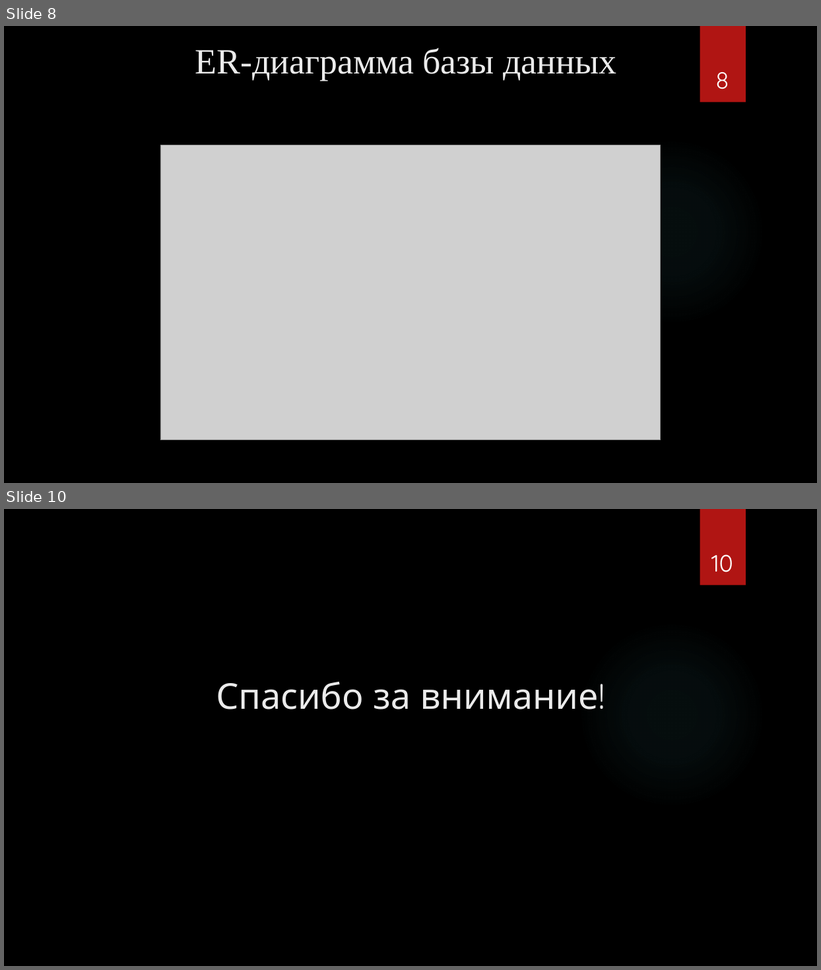
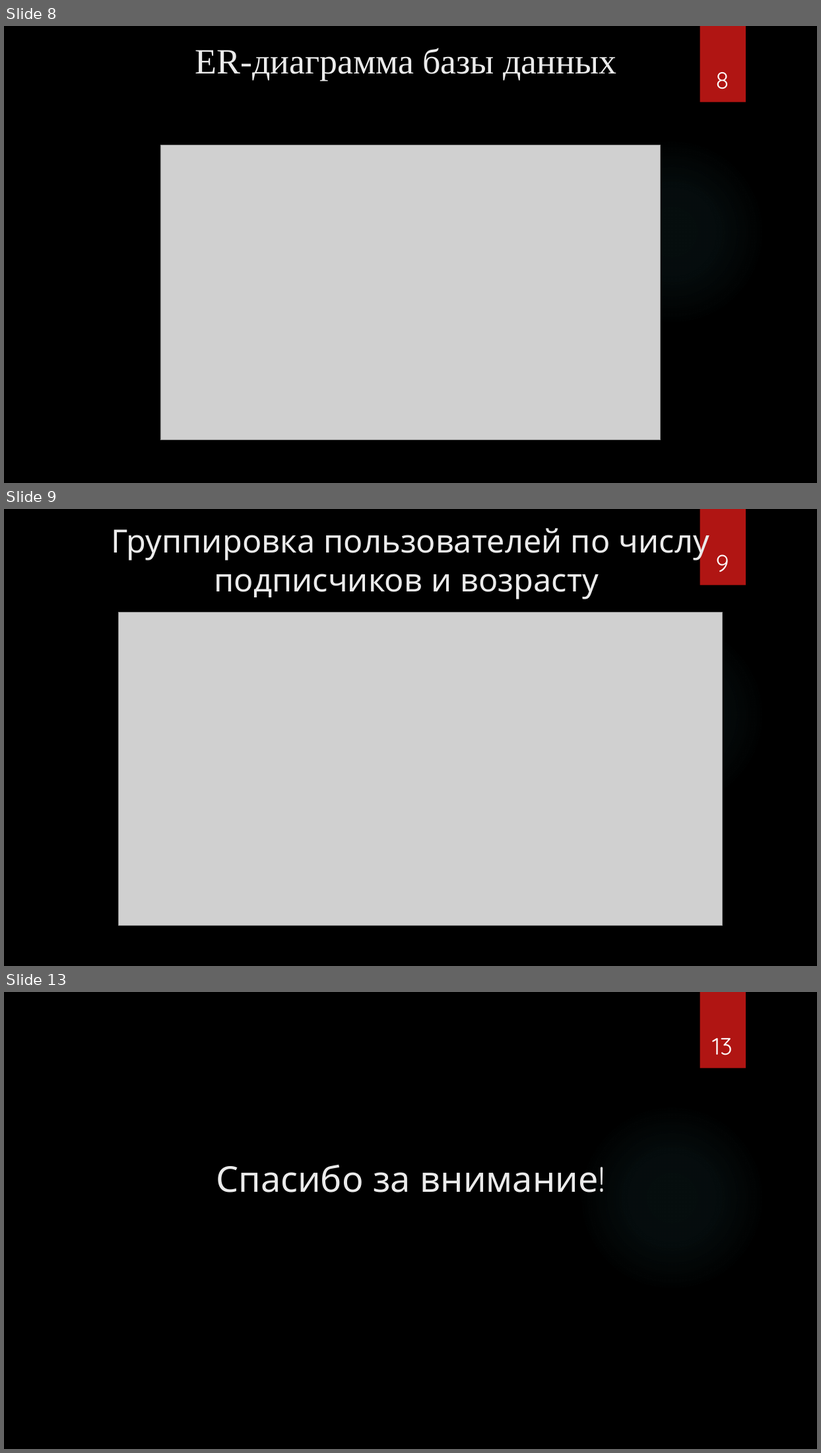
Before and after one commit to danilaverbytskyy/uni, a slide deck: 6 sem/Курсовая 2/Вербицкий Презентация.pptx. Shown one above the other, each under a label of ours: slides 8 and 10 before the commit, slides 8, 9 and 13 after it; the slides between them are not shown. The pictures are 821x970 and 821x1453 pixels, drawn with LibreOffice and Linux fonts; fonts in the diff are those of the drawing; grey boxes stand for pictures; background and template pictures are left out. Boxes give left, top, right and bottom in pixels: in the first picture for what was removed or moved away, otherwise in the second. Text is boxed around its words. In the diff, an @@ line names an element or a change of style, - is before the commit and + after.

```diff
--- a/6 sem/Курсовая 2/Вербицкий Презентация.pptx
+++ b/6 sem/Курсовая 2/Вербицкий Презентация.pptx
@@ slide 9 added at bbox=[4, 509, 817, 966], background picture (left out); not listed: 2 template elements that a slide beside it also shows @@
@@ title added at bbox=[111, 523, 710, 599], 37.8 pt, text #EBEBEB @@
+Группировка пользователей по числу подписчиков и возрасту
@@ page number added at bbox=[716, 555, 729, 572], 28 pt, text #FFFFFF @@
+9
@@ picture added at bbox=[119, 612, 723, 925] @@
@@ what was slide 10 is now slide 13 @@
@@ page number at bbox=[712, 1038, 733, 1055]: text changed @@
-10
+13
```
Also in this commit, not shown: 3 slides changed, 2 other slides added, 3 other files.
